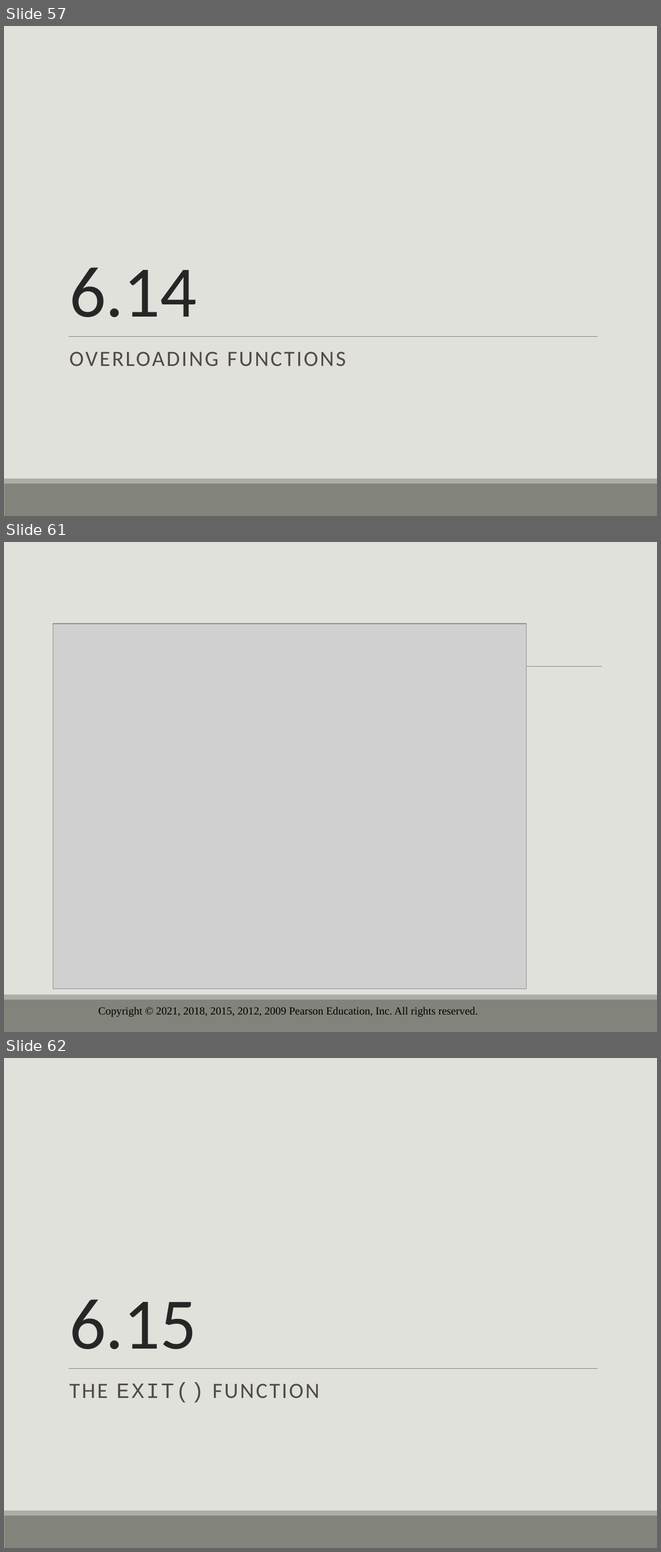
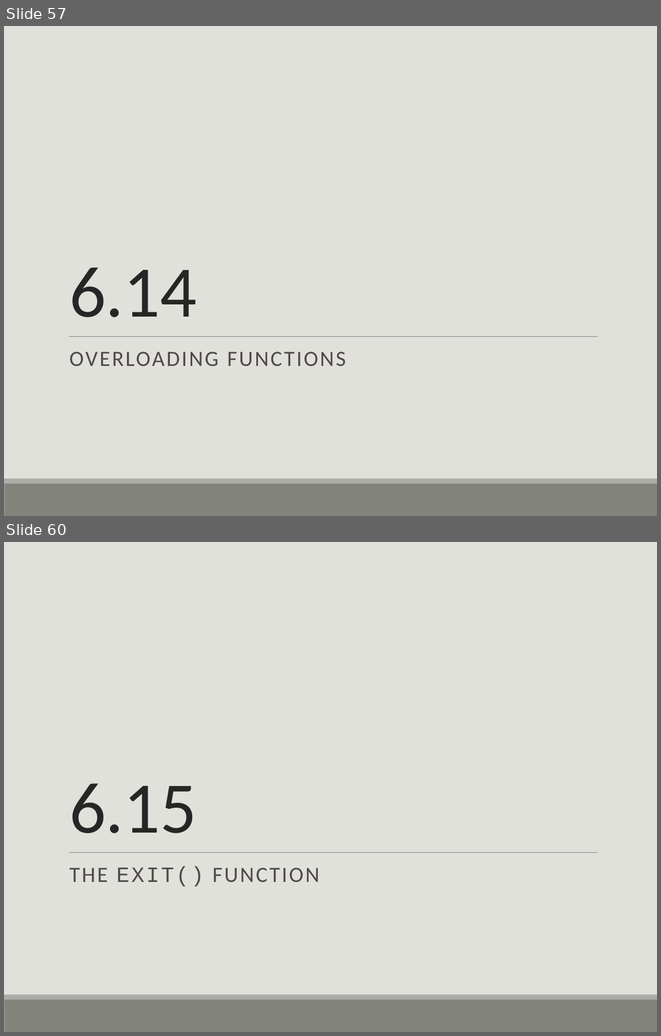
Before and after one commit to drolsonmi/eng1400, a slide deck: 1400_06_Functions.pptx. Shown one above the other, each under a label of ours: slides 57, 61 and 62 before the commit, slides 57 and 60 after it; the slides between them are not shown. The pictures are 661x1552 and 661x1036 pixels, drawn with LibreOffice and Linux fonts; fonts in the diff are those of the drawing; grey boxes stand for pictures; background and template pictures are left out. Boxes give left, top, right and bottom in pixels: in the first picture for what was removed or moved away, otherwise in the second. Text is boxed around its words. In the diff, an @@ line names an element or a change of style, - is before the commit and + after.

```diff
--- a/1400_06_Functions.pptx
+++ b/1400_06_Functions.pptx
@@ slide 61 removed at bbox=[4, 542, 657, 1032], background #E1E1DB; not listed: 2 template elements that a slide beside it also shows @@
@@ title removed at bbox=[63, 562, 601, 666] @@
-Function Overloading
@@ picture removed at bbox=[53, 624, 527, 989] @@
@@ line removed from (68, 666) to (601, 666) @@
@@ text removed at bbox=[98, 1007, 478, 1017] @@
-Copyright © 2021, 2018, 2015, 2012, 2009 Pearson Education, Inc. All rights reserved.
@@ what was slide 62 is now slide 60 @@
```
Also in this commit, not shown: 6 slides changed, 1 other slide removed, 2 other files.
